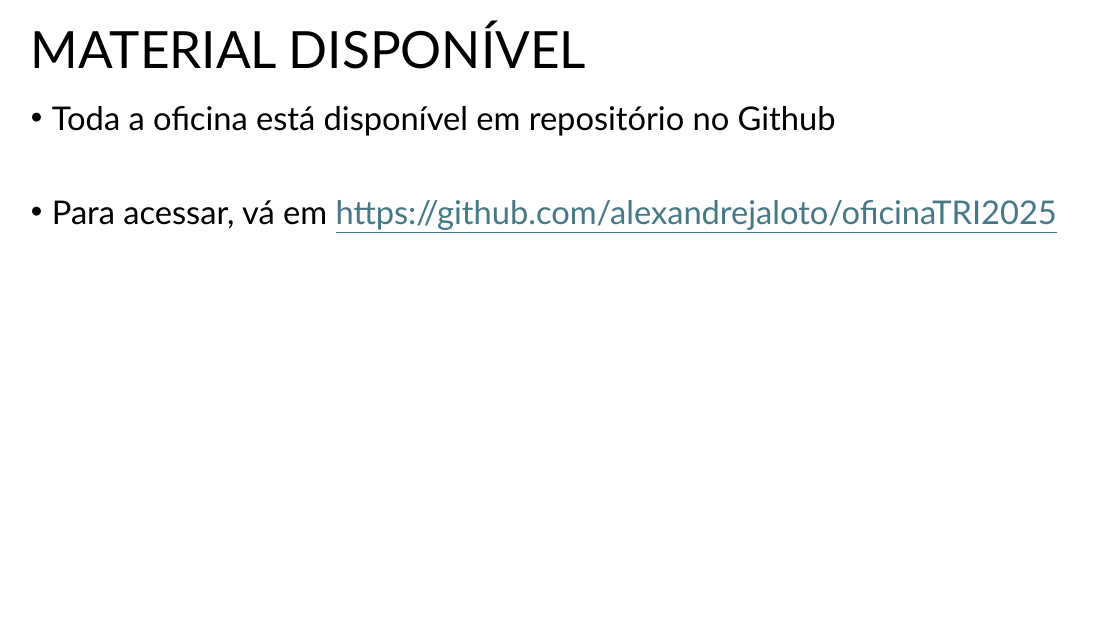
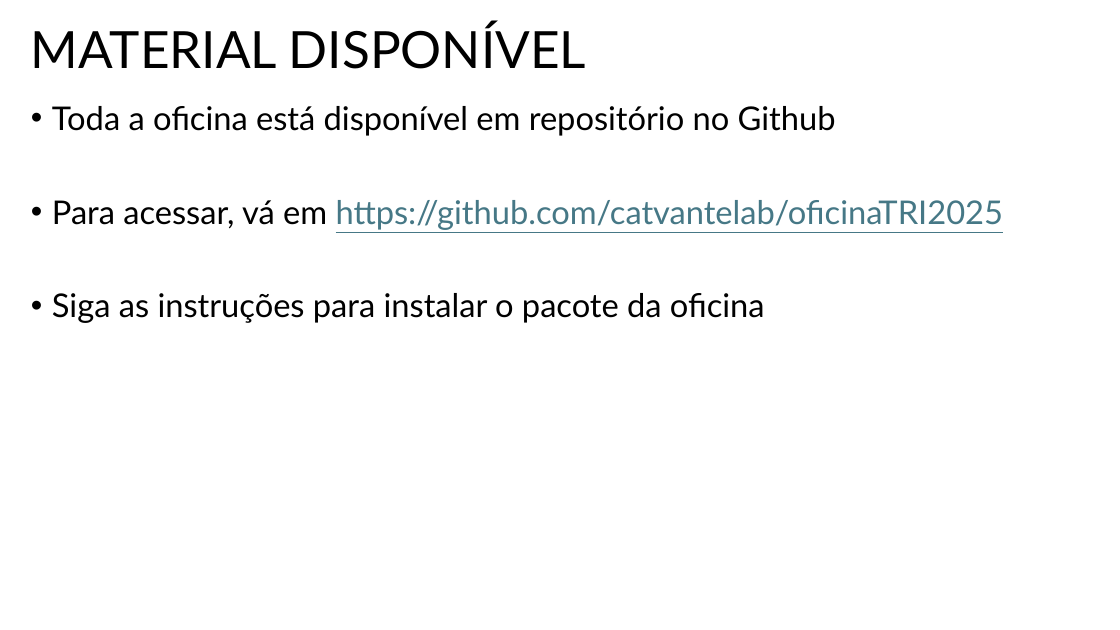
Before and after one commit to catvantelab/oficinaTRI2025, a slide deck: slide 4 of apresentacao/ampliando_regua.pptx. Drawn at 1120x630 pixels with LibreOffice and Linux fonts; fonts in the diff are those of the drawing. Boxes give left, top, right and bottom in pixels: in the first picture for what was removed or moved away, otherwise in the second. Text is boxed around its words. In the diff, an @@ line names an element or a change of style, - is before the commit and + after.

```diff
--- a/apresentacao/ampliando_regua.pptx
+++ b/apresentacao/ampliando_regua.pptx
@@ text at bbox=[52, 200, 1004, 323]: text changed; text colour #467886 to #000000 @@
-• Para acessar, vá em https://github.com/alexandrejaloto/oficinaTRI2025
+• Para acessar, vá em https://github.com/catvantelab/oficinaTRI2025
+• Siga as instruções para instalar o pacote da oficina
```
Also in this commit, not shown: 2 other slides changed, 4 other files.
